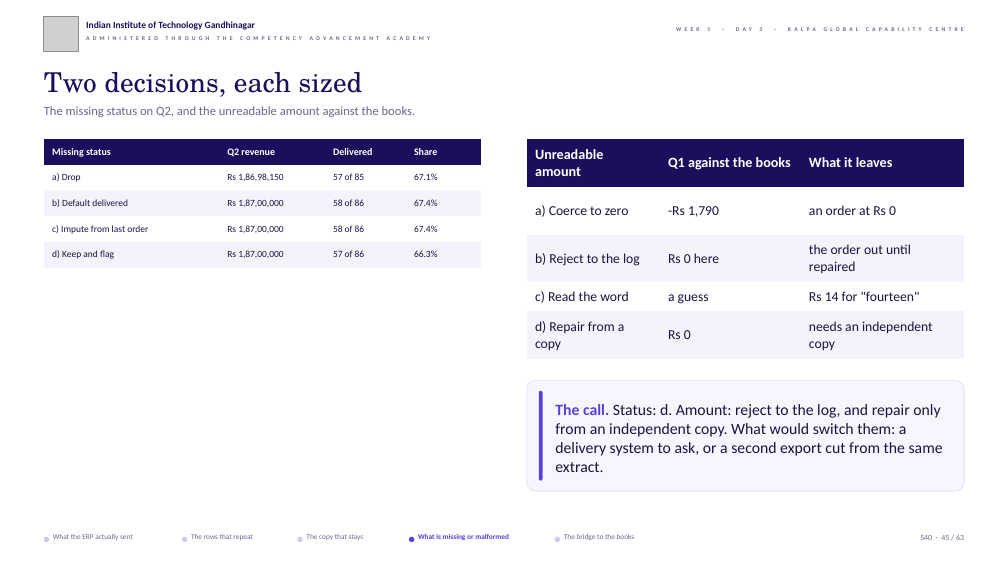
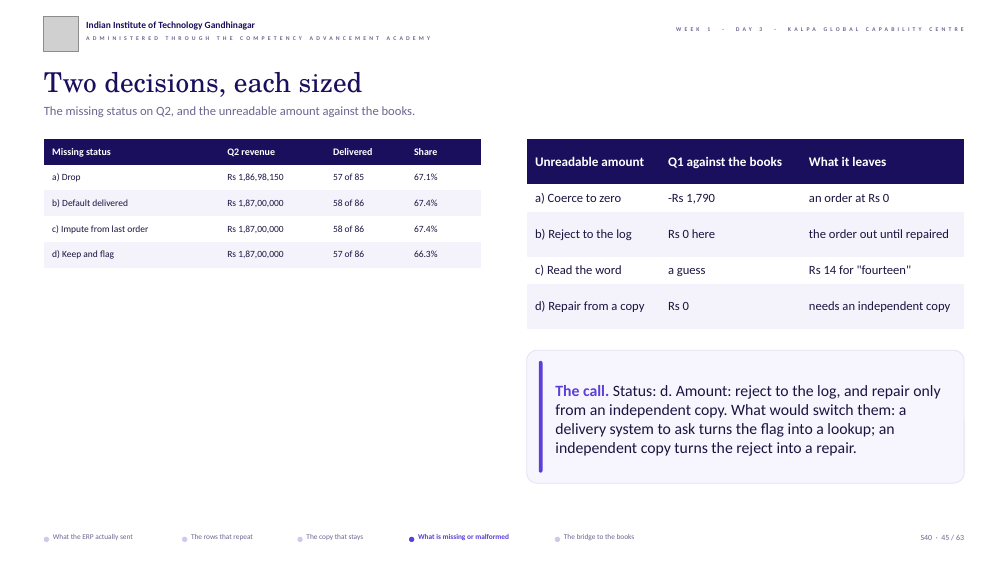
Before and after one commit to fde-academy-lab/c2-content-factory, a slide deck: slide 45 of content/W01/D3/slides/C2_W01_D03_half1_STUDENT.pptx. Drawn at 1008x567 pixels with LibreOffice and Linux fonts; fonts in the diff are those of the drawing; grey boxes stand for pictures; background and template pictures are left out. Boxes give left, top, right and bottom in pixels: in the first picture for what was removed or moved away, otherwise in the second. Text is boxed around its words. In the diff, an @@ line names an element or a change of style, - is before the commit and + after.

```diff
--- a/content/W01/D3/slides/C2_W01_D03_half1_STUDENT.pptx
+++ b/content/W01/D3/slides/C2_W01_D03_half1_STUDENT.pptx
@@ table at (527,139,964,329) @@
@@ size 13.5 to 12.5 pt in "Unreadable amount", "Q1 against the books", "What it leaves" @@
@@ size 13 to 12 pt in "a) Coerce to zero", "-Rs 1,790", "an order at Rs 0", "b) Reject to the log" and 8 more places @@
@@ rounded rectangle: place and size @@
-rounded rectangle at (527,380,965,492)
+rounded rectangle at (527,350,965,483)
@@ rounded rectangle: place and size @@
-rounded rectangle at (539,391,543,481)
+rounded rectangle at (539,361,543,473)
@@ text at (555,385,940,456): text changed @@
-The call. Status: d. Amount: reject to the log, and repair only from an independent copy. What would switch them: a delivery system to ask, or a second export cut from the same extract.
+The call. Status: d. Amount: reject to the log, and repair only from an independent copy. What would switch them: a delivery system to ask turns the flag into a lookup; an independent copy turns the reject into a repair.
```
Also in this commit, not shown: 12 other files.
